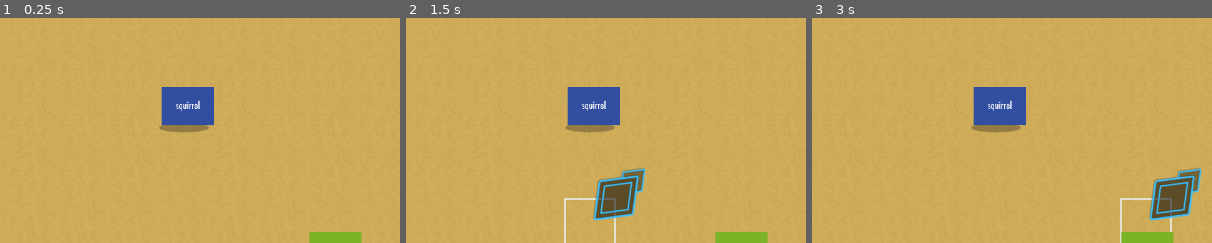
Above: before the commit, frames 1-3 (left to right).
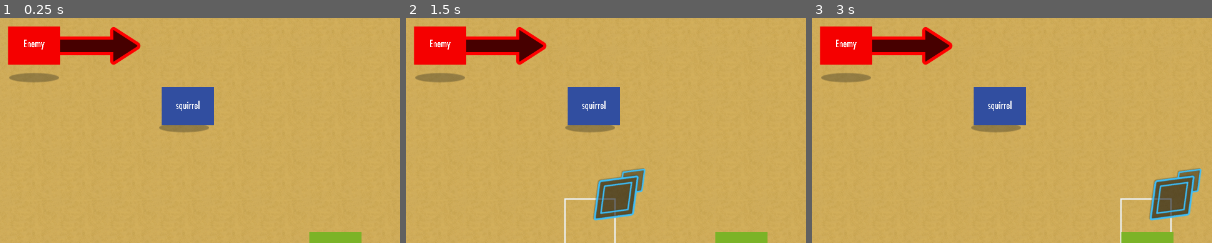
Above: after the commit, the same moments.

Repository: BIOS-Cat/slother
Game: Godot game, scene res://Main.tscn
Same seed, same stepped clock (60 frames per second), same inputs: the game is played once before the commit and once after it.
Inputs (mouse positions are % of the whole screen's width and height, from its top left):
- Up to frame 1 (0.25 s): no input
- Up to frame 2 (1.5 s): tap Enter (ui_accept) at 0.5, 0.77, 1.25 s; move the mouse to (72, 45) at 0.52 s; press the mouse at (72, 45) at 0.53 s; hold Right (ui_right) 0.53-1.28 s; move the mouse to (30, 55) at 1.27 s; release the mouse at (30, 55) at 1.28 s; hold Down (ui_down) from 1.28 s (still down); click (30, 55) at 1.35 s
- Up to frame 3 (3 s): tap Enter (ui_accept) at 1.52, 2, 2.75 s; move the mouse to (60, 28) at 2.02 s; release Down (ui_down) at 2.03 s; press the mouse at (60, 28) at 2.03 s; hold Right (ui_right) 2.03-2.78 s; move the mouse to (45, 70) at 2.77 s; release the mouse at (45, 70) at 2.78 s; hold Up (ui_up) from 2.78 s (still down); click (45, 70) at 2.85 s
The pictures show only the part of the screen within x 5-55%, y 15-65%; the shares and areas given below are measured in that part.

The runs differ from the first frame. In frame 1, 4.5% of the frame differs, in the area x 2-36%, y 3-29%; in frame 2, 4.5%; in frame 3, 4.5%.

Commit message:
Add enemy scene

Diff:
--- a/GameBoard/GameBoard.gd
+++ b/GameBoard/GameBoard.gd
@@ -133,5 +133,6 @@
 
 ## Updates the interactive path's drawing if there's an active and selected unit.
 func _on_Cursor_moved(new_cell: Vector2) -> void:
+	print(new_cell)
 	if _active_unit and _active_unit.is_selected:
 		_unit_path.draw(_active_unit.cell, new_cell)
--- a/Main.tscn
+++ b/Main.tscn
@@ -10,6 +10,8 @@
 [ext_resource path="res://Units/Image_20220806_105828.png" type="Texture" id=8]
 [ext_resource path="res://Units/Image_20220806_110023.png" type="Texture" id=9]
 [ext_resource path="res://Background/Map.tscn" type="PackedScene" id=10]
+[ext_resource path="res://Units/Image_20220806_114429.png" type="Texture" id=11]
+[ext_resource path="res://Units/Enemy.tscn" type="PackedScene" id=12]
 
 [sub_resource type="Curve2D" id=1]
 resource_local_to_scene = true
@@ -58,6 +60,11 @@
 move_range = 8
 skin_offset = Vector2( 5, 12 )
 
+[node name="Enemy" parent="GameBoard" instance=ExtResource( 12 )]
+position = Vector2( 83, 229 )
+grid = ExtResource( 4 )
+skin = ExtResource( 11 )
+
 [node name="Squirrel" parent="GameBoard" instance=ExtResource( 2 )]
 position = Vector2( 355.298, 298.556 )
 curve = SubResource( 3 )
--- /dev/null
+++ b/Units/Enemy.gd
@@ -0,0 +1,23 @@
+tool
+class_name Enemy
+extends Unit
+
+onready var _unit_path = $UnitPath
+
+func _ready() -> void:
+	set_process(false)
+
+	self.cell = grid.calculate_grid_coordinates(position)
+	position = grid.calculate_map_position(cell)
+
+	# We create the curve resource here because creating it in the editor prevents us from
+	# moving the unit.
+	if not Engine.editor_hint:
+		curve = Curve2D.new()
+
+	var destination = Vector2(3, 2)
+
+	_unit_path.initialize([Vector2(1,2), Vector2(2,2), destination])
+	print("self cell")
+	print(self.cell)
+	_unit_path.draw(self.cell, destination)
--- /dev/null
+++ b/Units/Enemy.tscn
@@ -0,0 +1,17 @@
+[gd_scene load_steps=4 format=2]
+
+[ext_resource path="res://Units/Unit.tscn" type="PackedScene" id=1]
+[ext_resource path="res://Units/Enemy.gd" type="Script" id=2]
+[ext_resource path="res://GameBoard/UnitPath.tscn" type="PackedScene" id=3]
+
+[node name="Unit" instance=ExtResource( 1 )]
+script = ExtResource( 2 )
+grid = null
+
+[node name="UnitPath" parent="." index="0" instance=ExtResource( 3 )]
+modulate = Color( 1, 0, 0, 1 )
+position = Vector2( -123, -245 )
+tile_data = PoolIntArray( 131075, 0, 1, 131076, 0, 1, 131077, 0, 65537, 196613, 0, 2, 262149, 0, 131072, 262150, 0, 1, 262151, 0, 1, 262152, 0, 65539 )
+
+[node name="Sprite" parent="PathFollow2D" index="1"]
+position = Vector2( 0, 0 )
--- a/project.godot
+++ b/project.godot
@@ -13,6 +13,11 @@
 "class": "Cursor",
 "language": "GDScript",
 "path": "res://GameBoard/Cursor/Cursor.gd"
+}, {
+"base": "Unit",
+"class": "Enemy",
+"language": "GDScript",
+"path": "res://Units/Enemy.gd"
 }, {
 "base": "Node2D",
 "class": "GameBoard",
@@ -46,6 +51,7 @@
 } ]
 _global_script_class_icons={
 "Cursor": "",
+"Enemy": "",
 "GameBoard": "",
 "Grid": "",
 "PathFinder": "",
Binary file added: GameBoard/Image_20220806_114429.png
Not shown, added: GameBoard/Image_20220806_114429.png.import
Not shown: 1 places in Main.tscn that only renumber resources
Binary file added: Units/Image_20220806_114429.png
Not shown, added: Units/Image_20220806_114429.png.import
